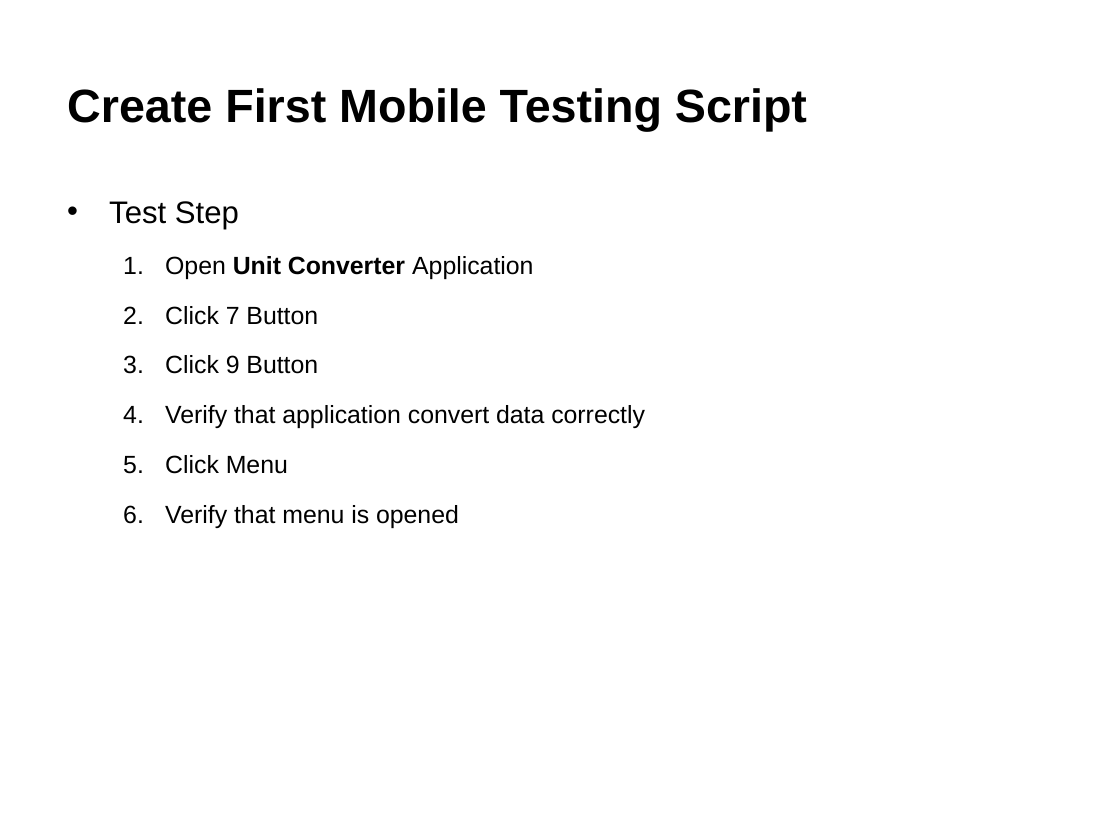
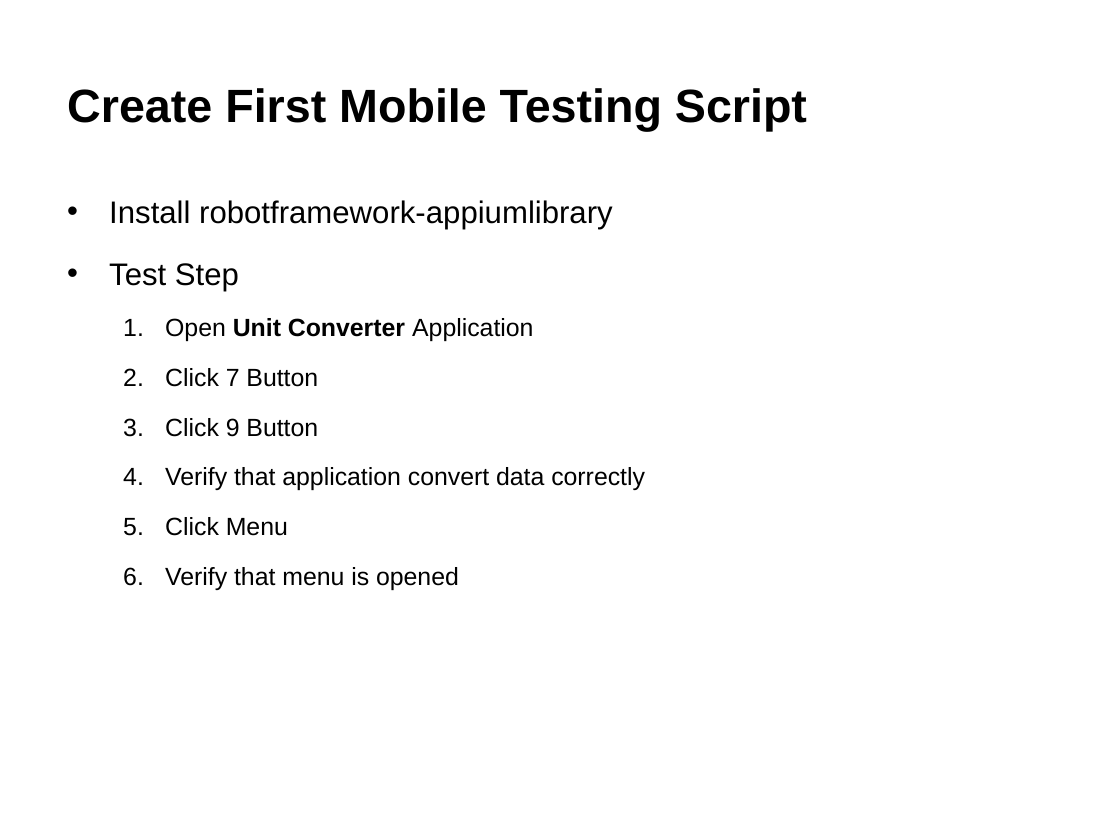
Before and after one commit to blackcatcoe/robot-mobile, a slide deck: slide 14 of Robot-Mobile.pptx (slide 13 before the commit). Drawn at 1120x840 pixels with LibreOffice and Linux fonts; fonts in the diff are those of the drawing. Boxes give left, top, right and bottom in pixels: in the first picture for what was removed or moved away, otherwise in the second. Text is boxed around its words. In the diff, an @@ line names an element or a change of style, - is before the commit and + after.

```diff
--- a/Robot-Mobile.pptx
+++ b/Robot-Mobile.pptx
@@ text at bbox=[109, 200, 613, 229]: paragraph added @@
+• Install robotframework-appiumlibrary
```
Also in this commit, not shown: 1 slide added, 1 other file.
